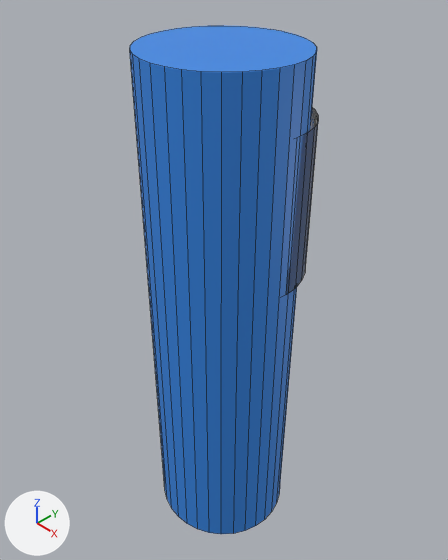
Renders of the Blender file Smart_Water_Management_System/Blender_Python_Codes/Aditya.blend from each side of a commit.
One viewpoint serves both versions: a 50 mm lens placed at (4.96, -4.68, 3.31), pointed at (-0.18, 0.24, -1.49). The lights are fixed; the arrows at lower left show +X, +Y and +Z. Mesh edges are drawn as thin lines.

In view in the first picture: 'Cylinder.003', 'Liquid'.
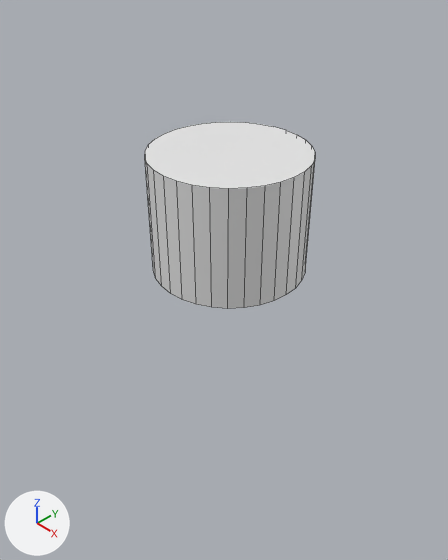
The newer file is also turned or shifted as a whole; pictures and numbers use the older file's frame.

Boxes (x1, y1, x2, y2) around the edits, measured in the pictures (448 x 560 px):
'Liquid', deleted: before (130, 26, 317, 534)
'Cylinder.003', recoloured, moved, rescaled: before (286, 107, 318, 295); after (145, 122, 315, 309)

Diff of the bpy script that builds the scene:
```diff
--- a/Smart_Water_Management_System/Blender_Python_Codes/Aditya.blend.py
+++ b/Smart_Water_Management_System/Blender_Python_Codes/Aditya.blend.py
@@ me_cylinder_003 @@
 me_cylinder_003.from_pydata(...)  # 64 vertices, 34 faces; spans x -1.0..1.0, y -1.0..1.0, z -1.0..1.0
-me_cylinder_003.materials.append(mat_material_003)  # white #e7e7e7
@@ ob_liquid @@
-ob_liquid = bpy.data.objects.new('Liquid', me_cylinder_004)
-ob_liquid.location = (0.0, 0.02, -0.3)
-ob_liquid.scale = (0.989, 0.964, 5.14)
@@ ob_cylinder_003 @@
 ob_cylinder_003 = bpy.data.objects.new('Cylinder.003', me_cylinder_003)
-ob_cylinder_003.location = (0.02, 0.15, -0.08)
+ob_cylinder_003.location = (0.02, 0.15, -0.3)
+ob_cylinder_003.scale = (1.0, 1.0, 0.778)
```
